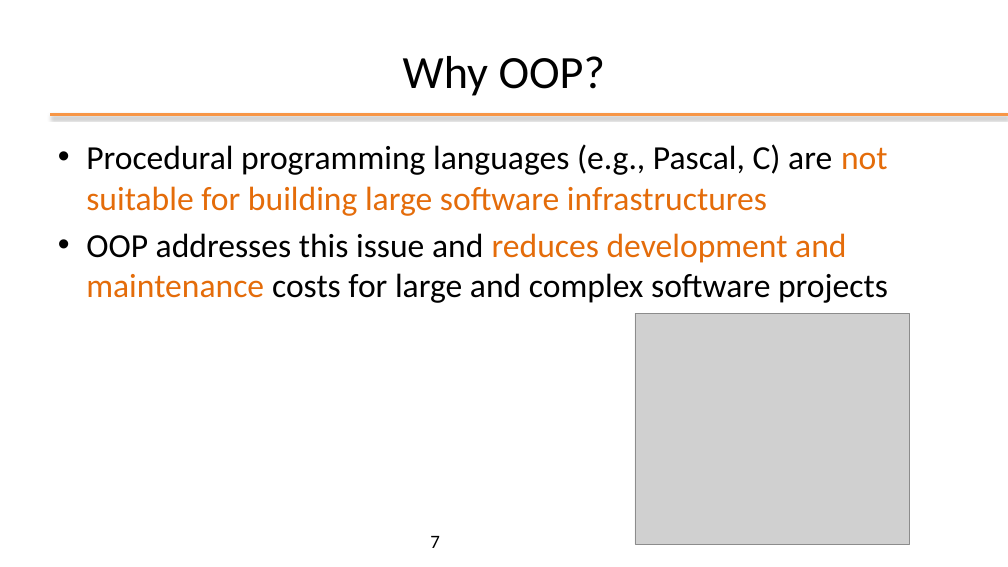
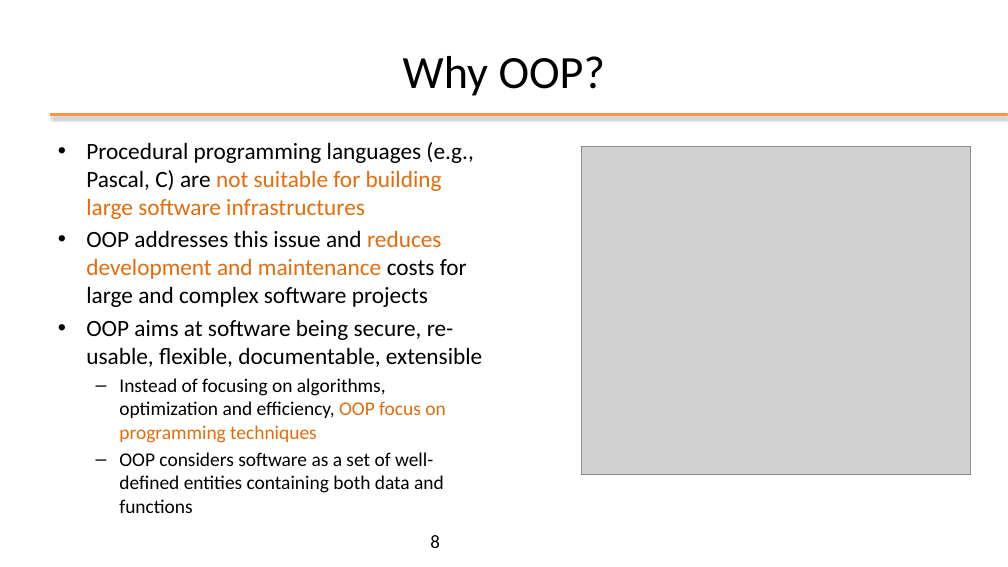
Before and after one commit to plctechnician/ooprogramming, a slide deck: slide 8 of java/slides/ppt/01 - Java From Functions to Objects.pptx (slide 7 before the commit). Drawn at 1008x567 pixels with LibreOffice and Linux fonts; fonts in the diff are those of the drawing; grey boxes stand for pictures; background and template pictures are left out. Boxes give left, top, right and bottom in pixels: in the first picture for what was removed or moved away, otherwise in the second. Text is boxed around its words. In the diff, an @@ line names an element or a change of style, - is before the commit and + after.

Commit message:
Update

```diff
--- a/java/slides/ppt/01 - Java From Functions to Objects.pptx
+++ b/java/slides/ppt/01 - Java From Functions to Objects.pptx
@@ text at bbox=[86, 142, 473, 307]: size 32 to 22.2 pt in "Procedural programming languages (e.g., Pascal, C) are ...", "OOP addresses this issue and reduces development ..."; less space between paragraphs @@
@@ picture: place and size @@
-picture at bbox=[635, 313, 910, 544]
+picture at bbox=[582, 147, 971, 474]
@@ text at bbox=[86, 319, 482, 513]: paragraphs added @@
+• OOP aims at software being secure, re-usable, flexible, documentable, extensible
+  – Instead of focusing on algorithms, optimization and efficiency, OOP focus on programming techniques
+  – OOP considers software as a set of well-defined entities containing both data and functions
@@ page number at bbox=[430, 535, 440, 548]: text changed @@
-7
+8
```
Also in this commit, not shown: 3 other slides changed, 5 slides added, 3 slides removed.
